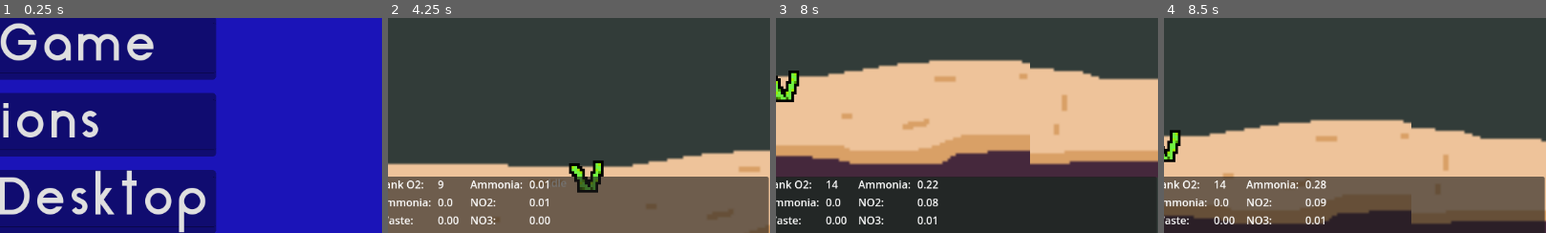
Above: before the commit, frames 1-4 (left to right).
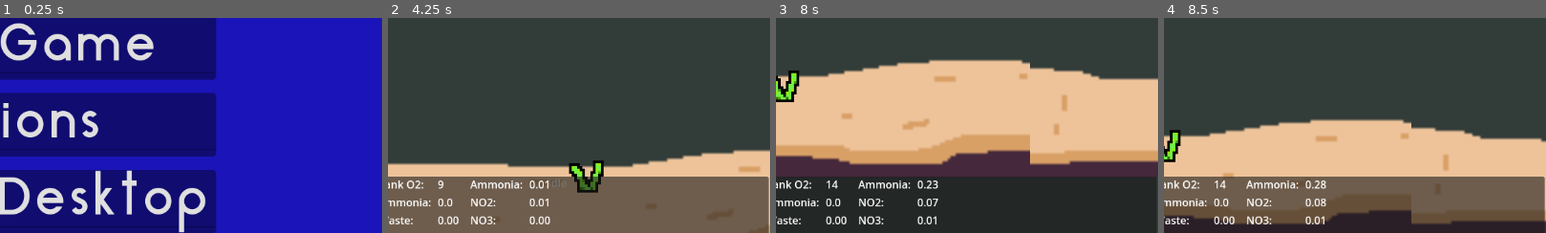
Above: after the commit, the same moments.

Repository: neilmillard/Fish-tank-sim
Game: Godot game, scene res://Scenes/main.tscn
Same seed, same stepped clock (60 frames per second), same inputs: the game is played once before the commit and once after it.
Inputs (mouse positions are % of the whole screen's width and height, from its top left):
- Up to frame 1 (0.25 s): no input
- Up to frame 2 (4.25 s): click "New Game" at 0.5 s; click "Flake Food" at 1.25 s; click "GreenPlant" at 2 s; click "Add Green Fish" at 2.75 s; click "Add OrangeFish" at 3.5 s
- Up to frame 3 (8 s): click "+" at 4.25 s; click "-" at 5 s; move the mouse to (40, 20) at 5.77 s; hold Right (ui_right) 5.78-6.53 s; click (40, 20) at 5.85 s; move the mouse to (30, 55) at 6.52 s; hold Down (ui_down) 6.53-7.28 s; click (30, 55) at 6.6 s; move the mouse to (60, 28) at 7.27 s; hold Right (ui_right) from 7.28 s (still down); click (60, 28) at 7.35 s
- Up to frame 4 (8.5 s): move the mouse to (92, 5) at 8.02 s; release Right (ui_right) at 8.03 s; hold Up (ui_up) from 8.03 s (still down); click (92, 5) at 8.1 s
The pictures show only the part of the screen within x 50-100%, y 50-100%; the shares and areas given below are measured in that part.

Frames 1-2 are identical in both runs. In frame 3, less than 0.1% of the frame differs, in the area x 41-43%, y 75-88%; in frame 4, less than 0.1%.

Commit message:
Fish and Bacteria Growth TempBase

Diff:
--- a/Scenes/game/equipment/filter_body.gd
+++ b/Scenes/game/equipment/filter_body.gd
@@ -28,8 +28,9 @@
 	processNO2(delta)
 
 func growBacteria(delta: float) -> void:
-	stats.currentBacteriaBacter = minf(maxBacteria, stats.currentBacteriaBacter + (delta * stats.currentBacteriaBacter * bacteriaGrowthRate))
-	stats.currentBacteriaSomonas = minf(maxBacteria, stats.currentBacteriaSomonas + (delta * stats.currentBacteriaSomonas * bacteriaGrowthRate))
+	var growthRate = GameManager.temperatureModifer(28.0, 10.0)
+	stats.currentBacteriaBacter = minf(maxBacteria, stats.currentBacteriaBacter + (delta * stats.currentBacteriaBacter * bacteriaGrowthRate * growthRate))
+	stats.currentBacteriaSomonas = minf(maxBacteria, stats.currentBacteriaSomonas + (delta * stats.currentBacteriaSomonas * bacteriaGrowthRate * growthRate))
 
 func processWaste(delta: float) -> void:
 	var amount = delta * GameManager.wasteDecayRate * 1.0
--- a/Scenes/game/fish/fish_body.gd
+++ b/Scenes/game/fish/fish_body.gd
@@ -16,12 +16,14 @@
 @export var maxSize: float = 2.0
 @export var swimSpeed: int = 60
 @export var fleeSpeed: int = 100
-@export var rotationSpeed = 40.0
+@export var rotationSpeed: float = 40.0
 @export var feedLevel: FeedLevel = FeedLevel.Middle
 @export var maxHealth: float = 100
 @export var growthThreshold: float = 5.0
 @export var spriteScale: float = 4.0
 @export var idleFoodDistanceThreshold: float = 400
+@export var preferredTemp: float = 25.0
+@export var toleranceRange: float = 8.0
 
 @onready var animationPlayer: AnimationPlayer = $AnimationPlayer
 @onready var navagent: NavigationAgent2D = $NavigationAgent
@@ -228,7 +230,7 @@
 	myLung._process(delta)
 
 func process_food(delta: float) -> void:
-	myStomach._process(delta)
+	myStomach._process(delta, preferredTemp, toleranceRange)
 
 func process_health(delta: float) -> void:
 	# The fish will expend energy on fighting infection
--- a/Scripts/GameManager.gd
+++ b/Scripts/GameManager.gd
@@ -88,6 +88,20 @@
 func has_heater() -> bool:
 	return currentTankData.heater
 
+func temperatureModifer(optimumTemp: float, toleranceRange: float) -> float:
+	# This returns a modifer based on the tank temperature
+	# if temp == optimumTemp return 1.0
+	# if temp within range return 1.0 -> 0.0.
+	# if outside range return 0.0
+	var temperature = get_tank_temp()
+	if optimumTemp == temperature:
+		return 1.0
+	var diff = abs(temperature - optimumTemp)
+	var modifier = 0.0
+	if diff < toleranceRange:
+		modifier = 1 - (diff / toleranceRange )**2
+	return modifier
+
 func set_tank_temp(delta: float) -> void:
 	if currentTankData.heater:
 		if currentTankData.currentTemp != currentTankData.targetTemp:
--- a/Scripts/stomach.gd
+++ b/Scripts/stomach.gd
@@ -29,8 +29,8 @@
 	storedNH3 = 0.0
 	storedEnergy = 18.0
 
-func _process(delta: float) -> void:
-	process_food(delta)
+func _process(delta: float, preferredTemp: float, tempTolerance: float) -> void:
+	process_food(delta, preferredTemp, tempTolerance)
 
 func get_amount_food_stored():
 	var foodSize = 0.0
@@ -76,18 +76,21 @@
 	storedEnergy -= energyRequired
 	return energyRequired
 
-func process_food(delta: float) -> void:
+func process_food(delta: float, preferredTemp: float, tempTolerance: float) -> void:
 	# we need storedFood
 	# each call we get processingSpeed * delta as a percent of storedFood
 	# storedEnergy is incremented based on carbEnergy + fatEnergy + proteinEnergy
 	# once processedCarbs > carbs
 	# food is popped off the array
+	# if temp is below optimum, processing is slower
 	if len(storedFood) == 0:
 		return
 
 	var currentNutrition = storedFood[0]
 	var processAmount: float = 1.0 / currentNutrition.size
-	var processingPercent = processAmount * (processingSpeed) * delta
+	var processingSpeedStomach = ( processingSpeed *
+						GameManager.temperatureModifer(preferredTemp, tempTolerance) )
+	var processingPercent = processAmount * (processingSpeedStomach) * delta
 	var carbs = minf(currentNutrition.carbs, currentNutrition.carbs * processingPercent)
 	var fats = minf(currentNutrition.fats, currentNutrition.fats * processingPercent)
 	var proteins = minf(currentNutrition.proteins, currentNutrition.proteins * processingPercent)
